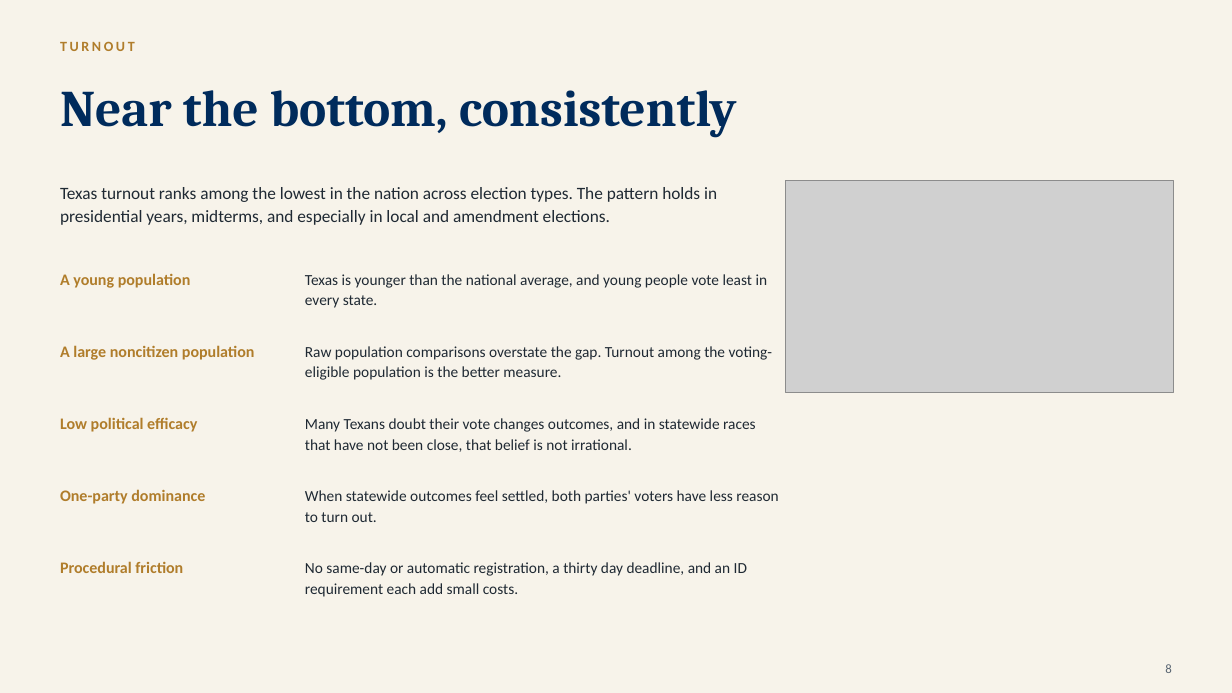
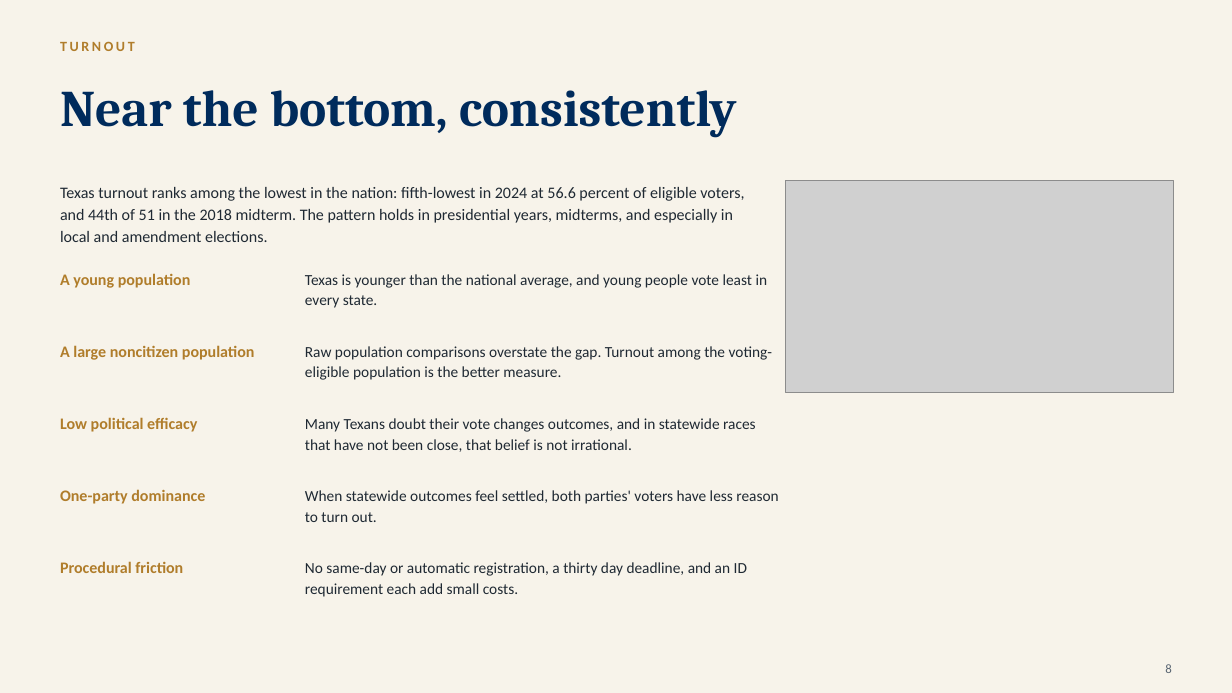
Before and after one commit to ProfessorJaredAlanStewart/texas-govt-modules, a slide deck: slide 9 of slides/Chapter 08 - Voting and Political Participation (Lecture Deck).pptx. Drawn at 1232x693 pixels with LibreOffice and Linux fonts; fonts in the diff are those of the drawing; grey boxes stand for pictures. Boxes give left, top, right and bottom in pixels: in the first picture for what was removed or moved away, otherwise in the second. Text is boxed around its words. In the diff, an @@ line names an element or a change of style, - is before the commit and + after.

```diff
--- a/slides/Chapter 08 - Voting and Political Participation (Lecture Deck).pptx
+++ b/slides/Chapter 08 - Voting and Political Participation (Lecture Deck).pptx
@@ text at bbox=[60, 187, 744, 242]: text changed; size 13.5 to 12.5 pt @@
-Texas turnout ranks among the lowest in the nation across election types. The pattern holds in presidential years, midterms, and especially in local and amendment elections.
+Texas turnout ranks among the lowest in the nation: fifth-lowest in 2024 at 56.6 percent of eligible voters, and 44th of 51 in the 2018 midterm. The pattern holds in presidential years, midterms, and especially in local and amendment elections.
```
Also in this commit, not shown: 4 other slides changed, 58 other files.
